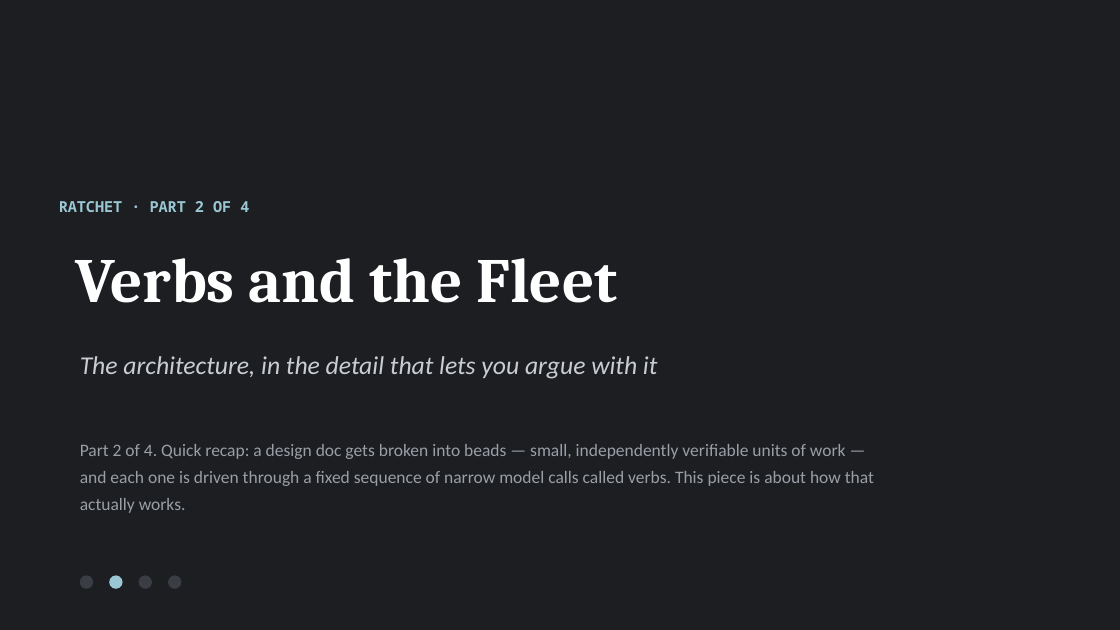
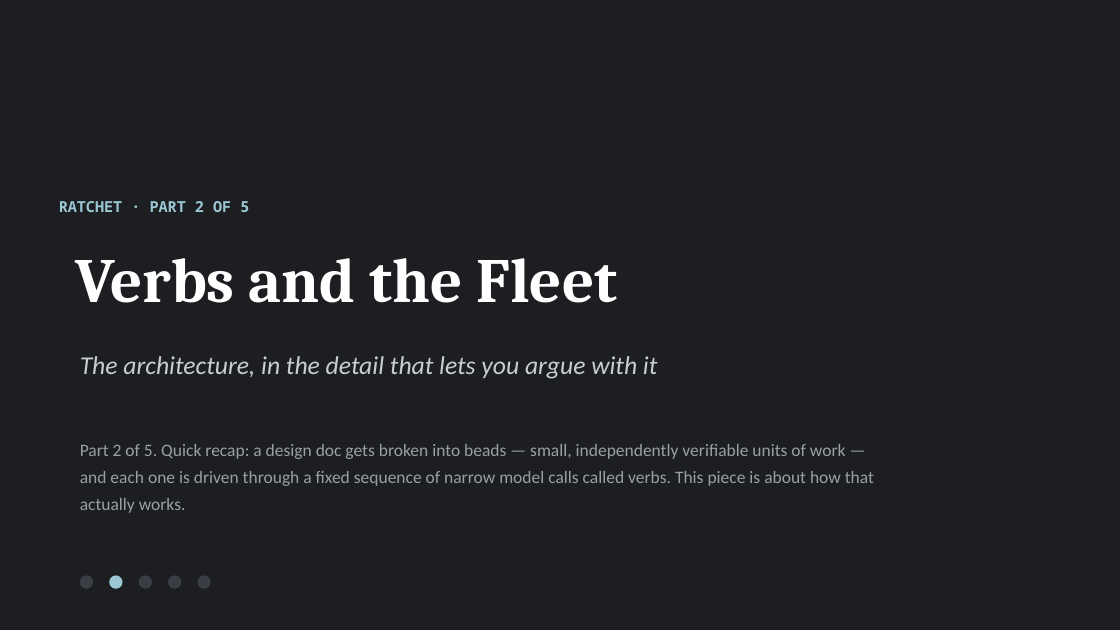
Before and after one commit to lehmann314159/ratchet, a slide deck: slide 1 of writing/decks/02-verbs-and-the-fleet.pptx. Drawn at 1120x630 pixels with LibreOffice and Linux fonts; fonts in the diff are those of the drawing. Boxes give left, top, right and bottom in pixels: in the first picture for what was removed or moved away, otherwise in the second. Text is boxed around its words. In the diff, an @@ line names an element or a change of style, - is before the commit and + after.

```diff
--- a/writing/decks/02-verbs-and-the-fleet.pptx
+++ b/writing/decks/02-verbs-and-the-fleet.pptx
@@ text at box(59, 201, 249, 212): text changed @@
-RATCHET · PART 2 OF 4
+RATCHET · PART 2 OF 5
@@ text at box(80, 444, 874, 513): text changed @@
-Part 2 of 4. Quick recap: a design doc gets broken into beads — small, independently verifiable units of work — and each one is driven through a fixed sequence of narrow model calls called verbs. This piece is about how that actually works.
+Part 2 of 5. Quick recap: a design doc gets broken into beads — small, independently verifiable units of work — and each one is driven through a fixed sequence of narrow model calls called verbs. This piece is about how that actually works.
@@ ellipse added at box(197, 576, 211, 589), fill #3A3E44 @@
```
Also in this commit, not shown: 28 other slides changed, 17 other files.
